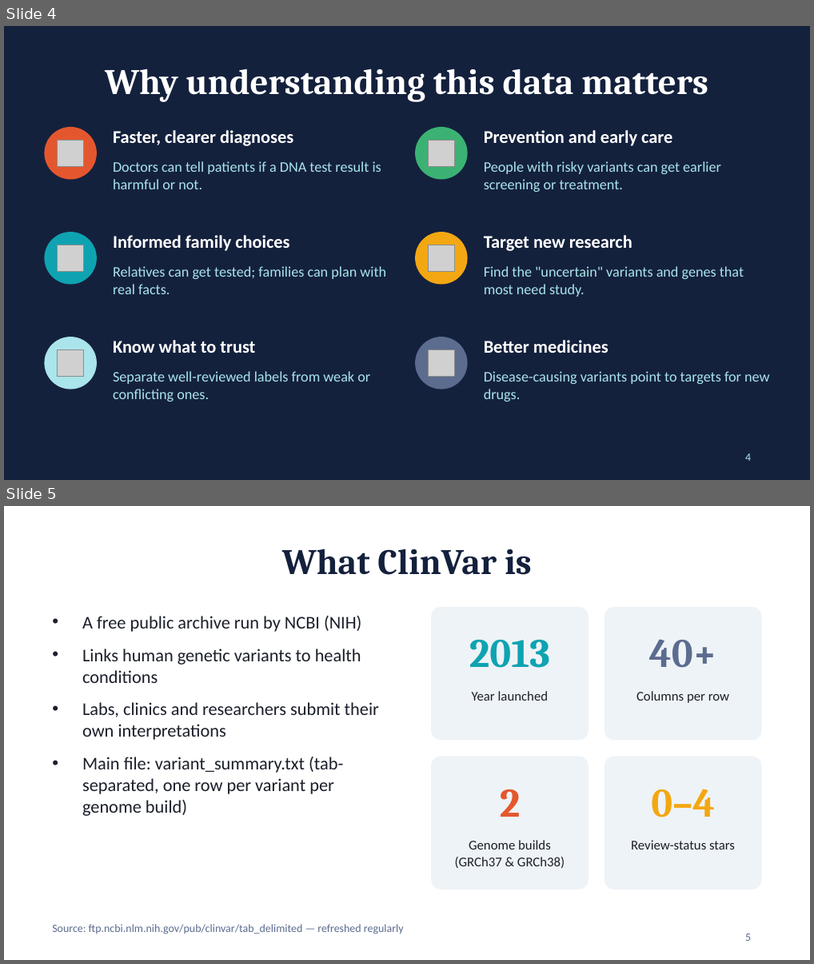
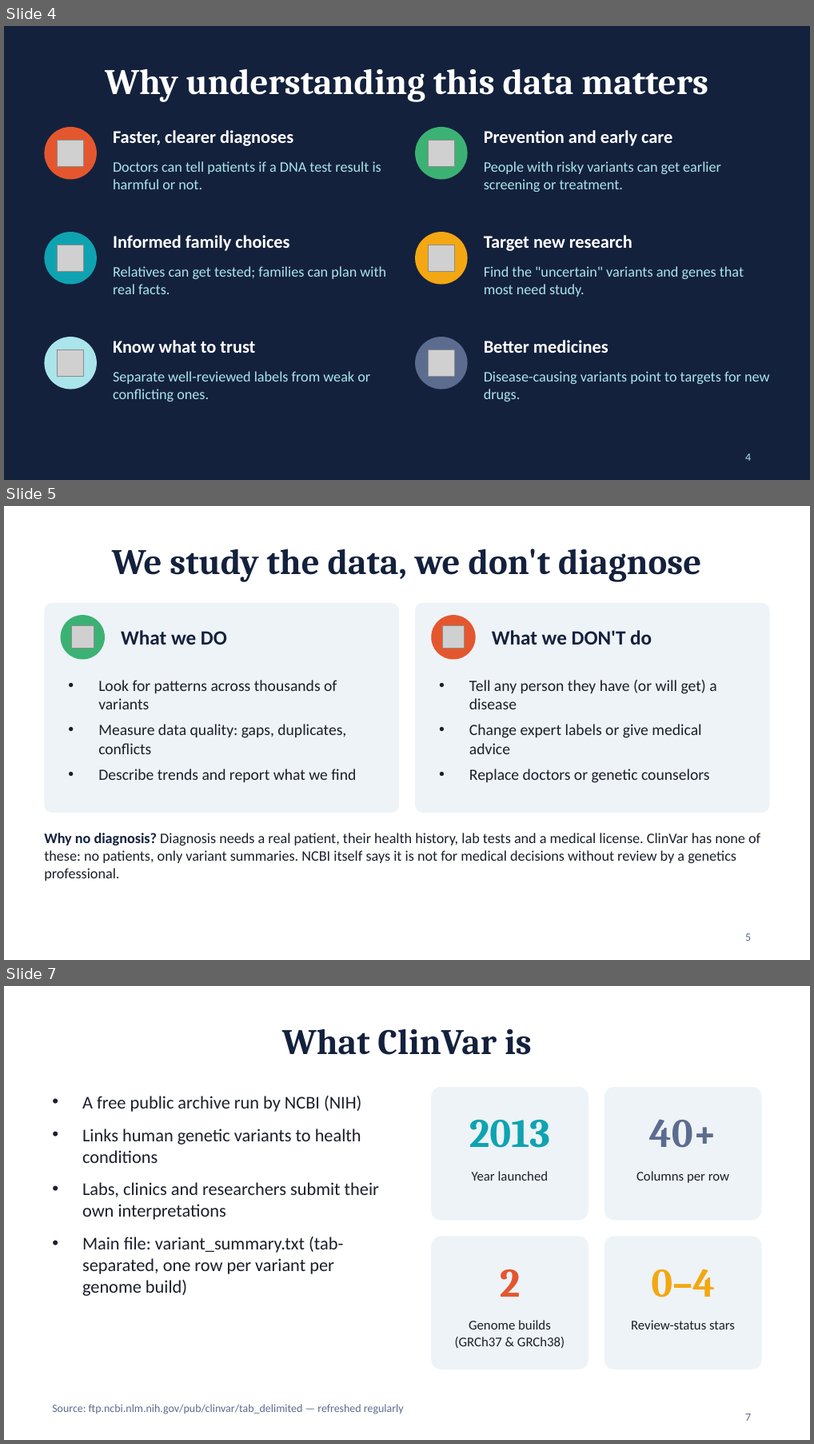
Before and after one commit to yeruka-ui/ClinVar-Data-Analysis, a slide deck: ClinVar_Dataset_Overview.pptx. Shown one above the other, each under a label of ours: slides 4 and 5 before the commit, slides 4, 5 and 7 after it; the slides between them are not shown. The pictures are 814x964 and 814x1444 pixels, drawn with LibreOffice and Linux fonts; fonts in the diff are those of the drawing; grey boxes stand for pictures. Boxes give left, top, right and bottom in pixels: in the first picture for what was removed or moved away, otherwise in the second. Text is boxed around its words. In the diff, an @@ line names an element or a change of style, - is before the commit and + after.

```diff
--- a/ClinVar_Dataset_Overview.pptx
+++ b/ClinVar_Dataset_Overview.pptx
@@ slide 5 added at bbox=[4, 506, 810, 960], background #FFFFFF @@
@@ title added at bbox=[112, 548, 702, 582], 32 pt, text #14213D, bold @@
+We study the data, we don't diagnose
@@ rounded rectangle added at bbox=[44, 603, 399, 812], fill #EEF3F7 @@
@@ ellipse added at bbox=[61, 615, 105, 660], fill #3BB273 @@
@@ rounded rectangle added at bbox=[415, 603, 770, 812], fill #EEF3F7 @@
@@ ellipse added at bbox=[431, 615, 476, 660], fill #E4572E @@
@@ picture added at bbox=[72, 626, 94, 648] @@
@@ text added at bbox=[121, 630, 227, 644], 18 pt, text #14213D, bold @@
+What we DO
@@ picture added at bbox=[442, 626, 466, 648] @@
@@ text added at bbox=[492, 630, 652, 644], 18 pt, text #14213D, bold @@
+What we DON'T do
@@ text added at bbox=[98, 680, 356, 782], 14 pt, text #1B1F2A @@
+• Look for patterns across thousands of variants
+• Measure data quality: gaps, duplicates, conflicts
+• Describe trends and report what we find
@@ text added at bbox=[470, 680, 717, 783], 14 pt, text #1B1F2A @@
+• Tell any person they have (or will get) a disease
+• Change expert labels or give medical advice
+• Replace doctors or genetic counselors
@@ text added at bbox=[44, 832, 761, 880], 13 pt, text #1B1F2A @@
+Why no diagnosis? Diagnosis needs a real patient, their health history, lab tests and a medical license. ClinVar has none of these: no patients, only variant summaries. NCBI itself says it is not for medical decisions without review by a genetics professional.
@@ page number added at bbox=[746, 933, 751, 940], 10 pt, text #5B6C8F @@
+5
@@ what was slide 5 is now slide 7 @@
@@ page number at bbox=[746, 1413, 751, 1420]: text changed @@
-5
+7
```
Also in this commit, not shown: 1 other slide added.
